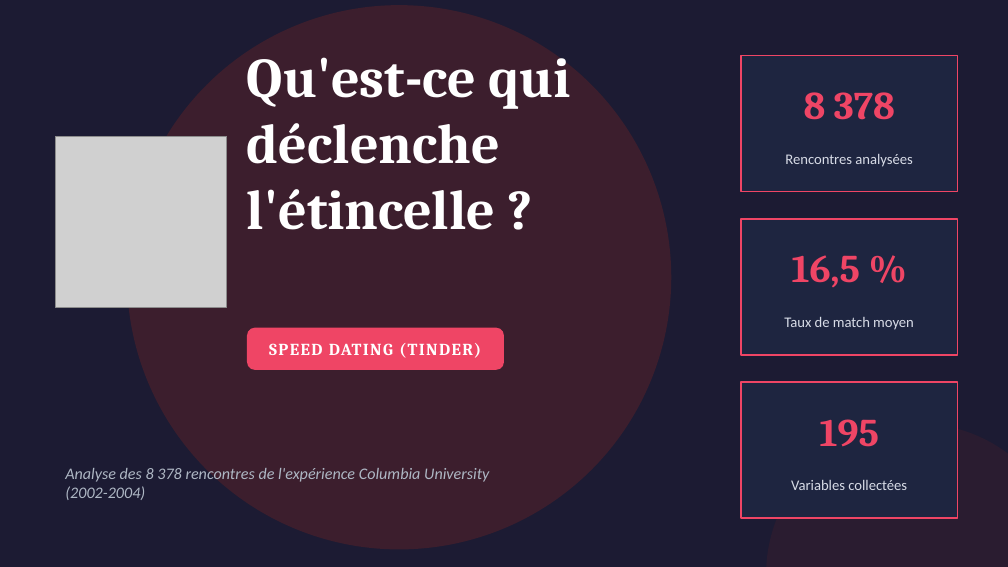
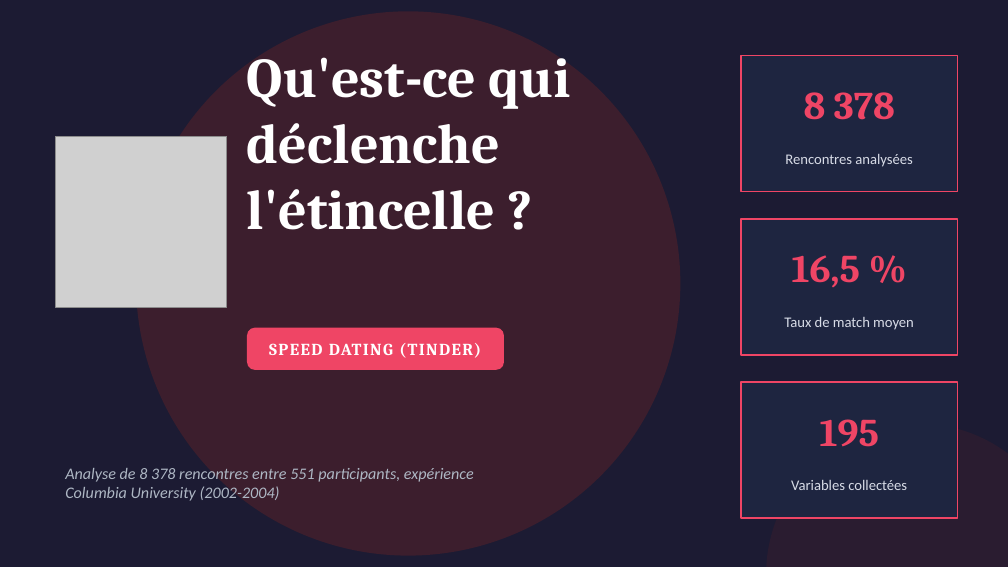
Before and after one commit to AichaFa/2-Projets-Fullstack, a slide deck: slide 1 of 2-Analyse exploratoire des données/1-Speed Dating/doc/Speed_Dating_Storytelling.pptx. Drawn at 1008x567 pixels with LibreOffice and Linux fonts; fonts in the diff are those of the drawing; grey boxes stand for pictures. Boxes give left, top, right and bottom in pixels: in the first picture for what was removed or moved away, otherwise in the second. Text is boxed around its words. In the diff, an @@ line names an element or a change of style, - is before the commit and + after.

Commit message:
Ajout nombre de participants

```diff
--- a/2-Analyse exploratoire des données/1-Speed Dating/doc/Speed_Dating_Storytelling.pptx
+++ b/2-Analyse exploratoire des données/1-Speed Dating/doc/Speed_Dating_Storytelling.pptx
@@ ellipse: place and size @@
-ellipse at bbox=[127, 5, 671, 549]
+ellipse at bbox=[136, 11, 680, 555]
@@ text at bbox=[65, 468, 474, 501]: text changed @@
-Analyse des 8 378 rencontres de l'expérience Columbia University (2002-2004)
+Analyse de 8 378 rencontres entre 551 participants, expérience Columbia University (2002-2004)
```
Also in this commit, not shown: 1 other slide changed, 1 other file.
